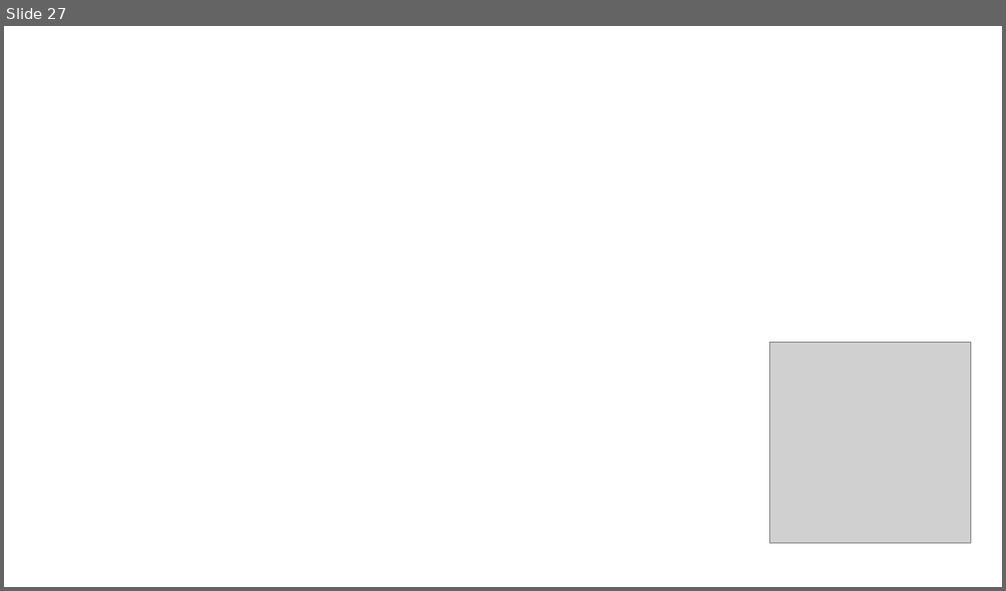
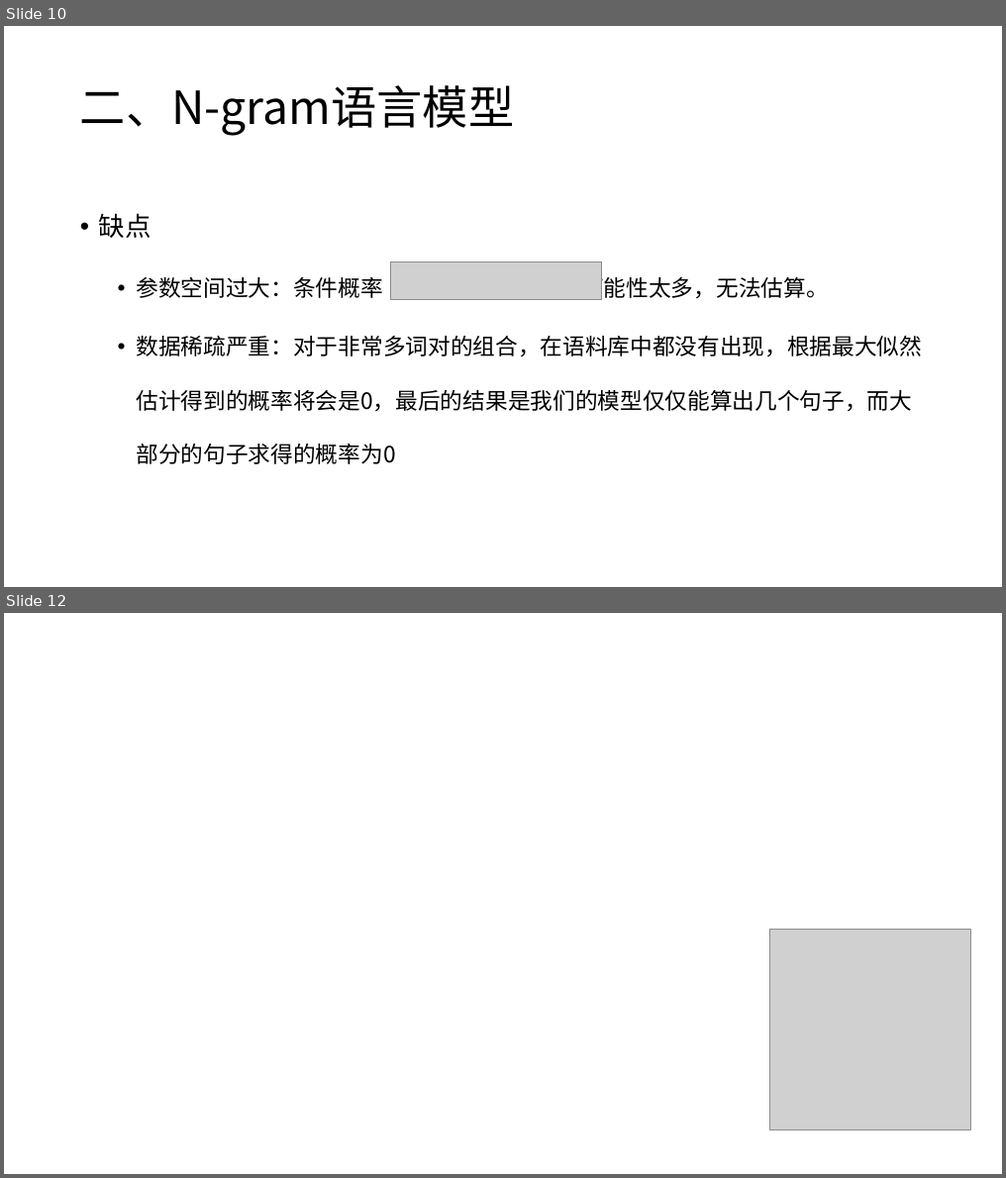
Before and after one commit to charlesXu86/Chatbot_CN, a slide deck: Chatbot_Doc/课程/NLP-4-语言模型.pptx. Shown one above the other, each under a label of ours: slide 27 before the commit, slides 10 and 12 after it; the slides between them are not shown. The pictures are 1006x591 and 1006x1178 pixels, drawn with LibreOffice and Linux fonts; fonts in the diff are those of the drawing; grey boxes stand for pictures; background and template pictures are left out. Boxes give left, top, right and bottom in pixels: in the first picture for what was removed or moved away, otherwise in the second. Text is boxed around its words. In the diff, an @@ line names an element or a change of style, - is before the commit and + after.

```diff
--- a/Chatbot_Doc/课程/NLP-4-语言模型.pptx
+++ b/Chatbot_Doc/课程/NLP-4-语言模型.pptx
@@ slide 10 added at bbox=[4, 26, 1002, 587], background #FFFFFF @@
@@ title added at bbox=[80, 85, 514, 136], 44 pt, text #000000 @@
+二、N-gram语言模型
@@ text added at bbox=[99, 213, 923, 465], 21.6 pt, text #000000 @@
+• 缺点
+  • 参数空间过大：条件概率 的可能性太多，无法估算。
+  • 数据稀疏严重：对于非常多词对的组合，在语料库中都没有出现，根据最大似然估计得到的概率将会是0，最后的结果是我们的模型仅仅能算出几个句子，而大部分的句子求得的概率为0
@@ picture added at bbox=[390, 262, 601, 300] @@
@@ what was slide 27 is now slide 12 @@
```
Also in this commit, not shown: 5 slides changed, 5 other slides added, 21 slides removed, 1 other file.
